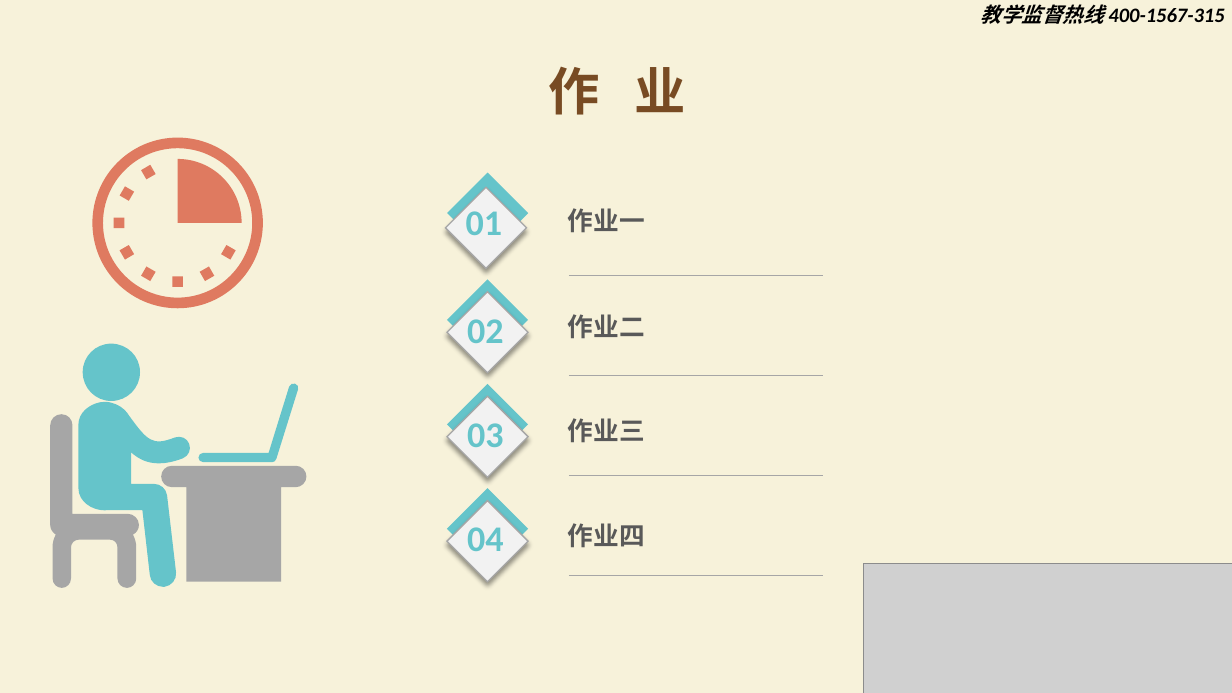
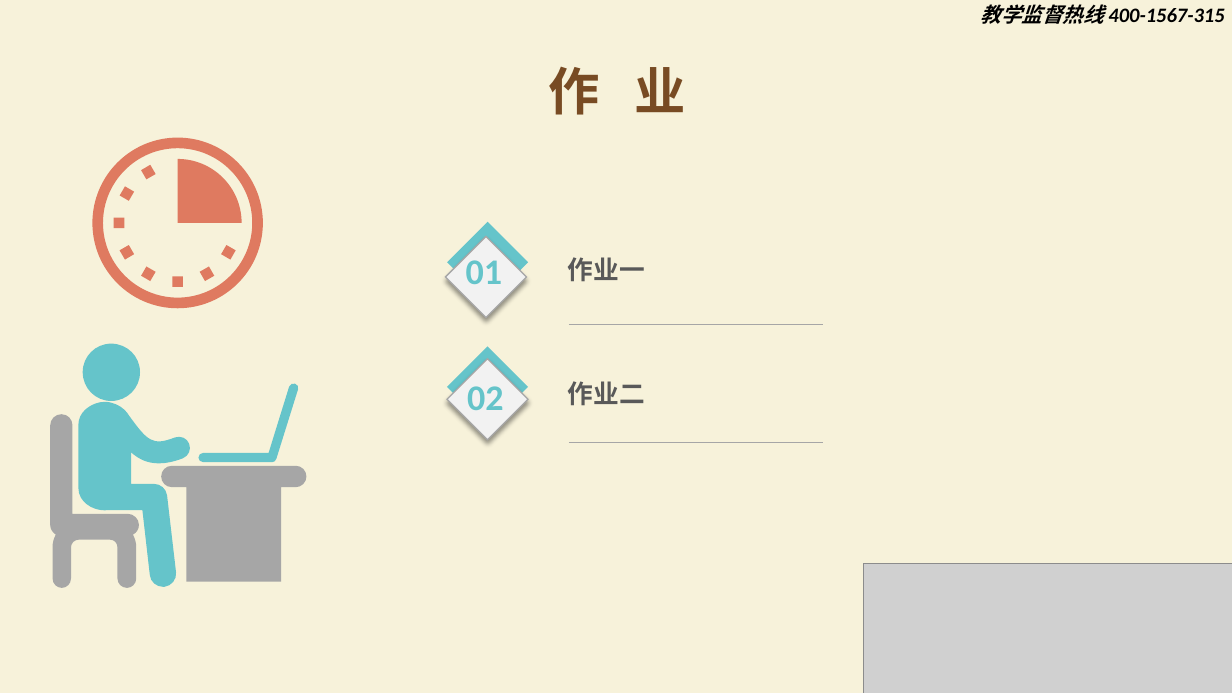
Before and after one commit to pizil-li/ClassDoc, a slide deck: slide 6 of 课件/第四节课/python标准课件4节课.pptx (slide 10 before the commit). Drawn at 1232x693 pixels with LibreOffice and Linux fonts; fonts in the diff are those of the drawing; grey boxes stand for pictures; background and template pictures are left out. Boxes give left, top, right and bottom in pixels: in the first picture for what was removed or moved away, otherwise in the second. Text is boxed around its words. In the diff, an @@ line names an element or a change of style, - is before the commit and + after.

```diff
--- a/课件/第四节课/python标准课件4节课.pptx
+++ b/课件/第四节课/python标准课件4节课.pptx
@@ 2 texts, 2 diamonds, 1 line: place and size @@
-2 texts, 2 diamonds, 1 line at [445,173,823,274]
+2 texts, 2 diamonds, 1 line at [445,222,823,324]
@@ diamond: place and size @@
-diamond at [447,279,529,360]
+diamond at [447,347,529,428]
@@ diamond removed at [447,384,529,465] @@
@@ text "02": place and size @@
-text "02" at [467,319,503,343]
+text "02" at [467,386,503,410]
@@ diamond removed at [447,396,529,478] @@
@@ text removed at [568,418,645,443] @@
-作业三
@@ text removed at [467,423,503,447] @@
-03
@@ 1 text, 1 diamond, 1 line: place and size @@
-1 text, 1 diamond, 1 line at [447,292,823,375]
+1 text, 1 diamond, 1 line at [447,359,823,442]
@@ line removed from (569, 475) to (823, 475) @@
@@ diamond removed at [447,488,529,569] @@
@@ diamond removed at [447,501,529,582] @@
@@ text removed at [467,521,503,551] @@
-04
@@ text removed at [568,523,645,548] @@
-作业四
@@ line removed from (569, 575) to (823, 575) @@
```
Also in this commit, not shown: 1 other slide changed, 4 slides removed, 4 other files.
